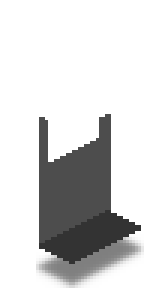
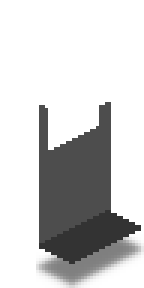
Before/after of a 144x288 layered artwork. What changed in the layer stack:
painted on "Roof" over [39, 102, 111, 132]
painted on "Side" over [39, 102, 111, 162]
